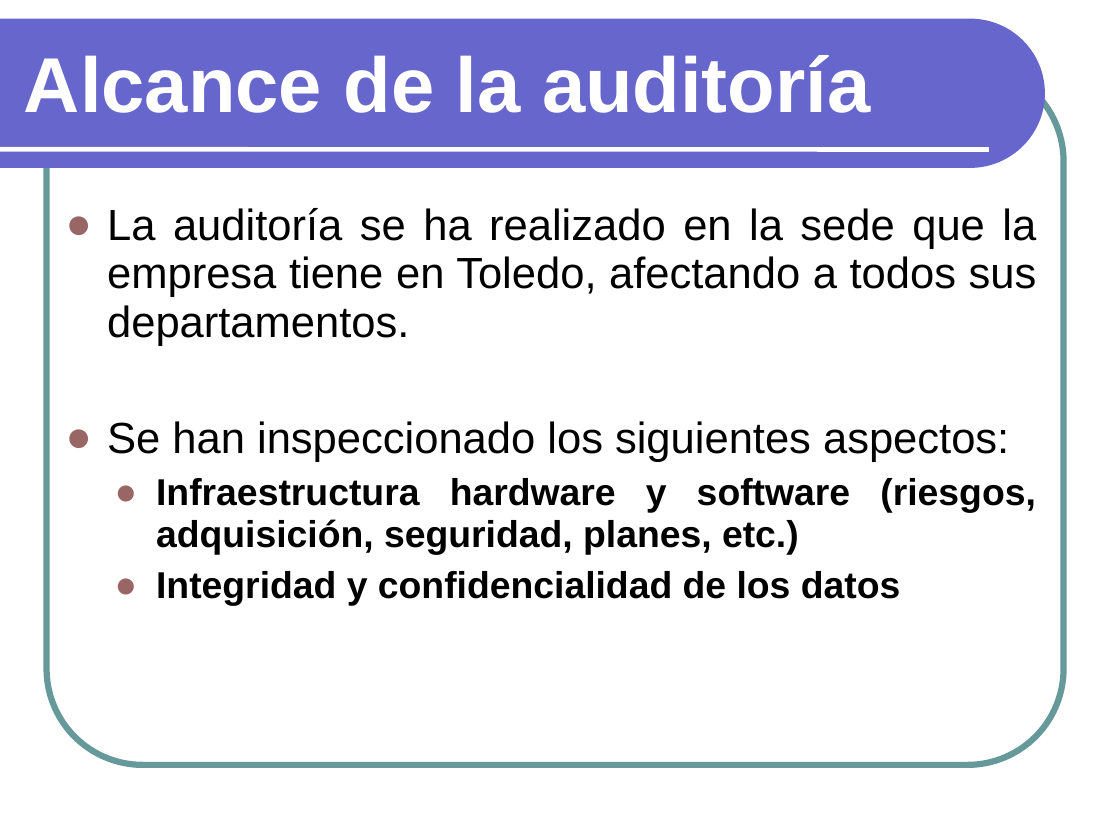
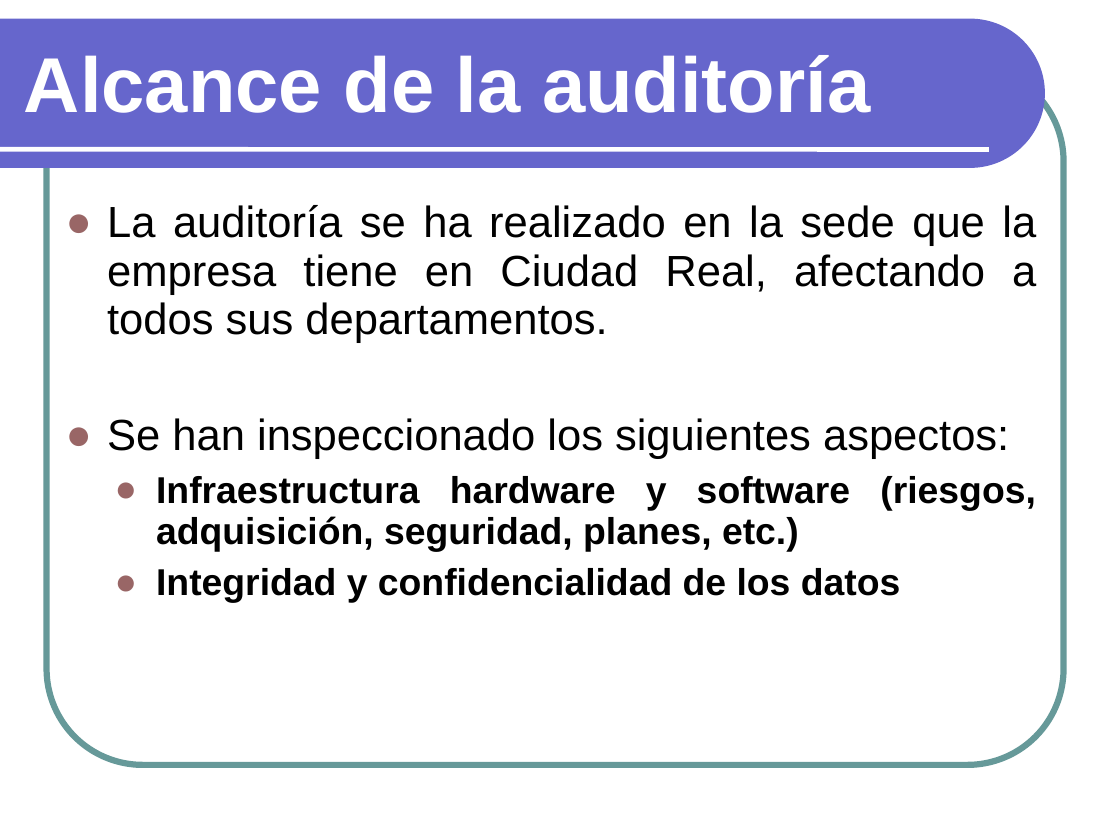
Before and after one commit to txedo/isi-auditoria, a slide deck: slide 9 of auditoria/presentacion/Presentacion.ppt. Drawn at 1120x840 pixels with LibreOffice and Linux fonts; fonts in the diff are those of the drawing. Boxes give left, top, right and bottom in pixels: in the first picture for what was removed or moved away, otherwise in the second. Text is boxed around its words. In the diff, an @@ line names an element or a change of style, - is before the commit and + after.

```diff
--- a/auditoria/presentacion/Presentacion.ppt
+++ b/auditoria/presentacion/Presentacion.ppt
@@ text at (107, 205, 1036, 343): text changed @@
-● La auditoría se ha realizado en la sede que la empresa tiene en Toledo, afectando a todos sus departamentos.
+● La auditoría se ha realizado en la sede que la empresa tiene en Ciudad Real, afectando a todos sus departamentos.
```
Also in this commit, not shown: 1 other slide changed, 1 slide added.
